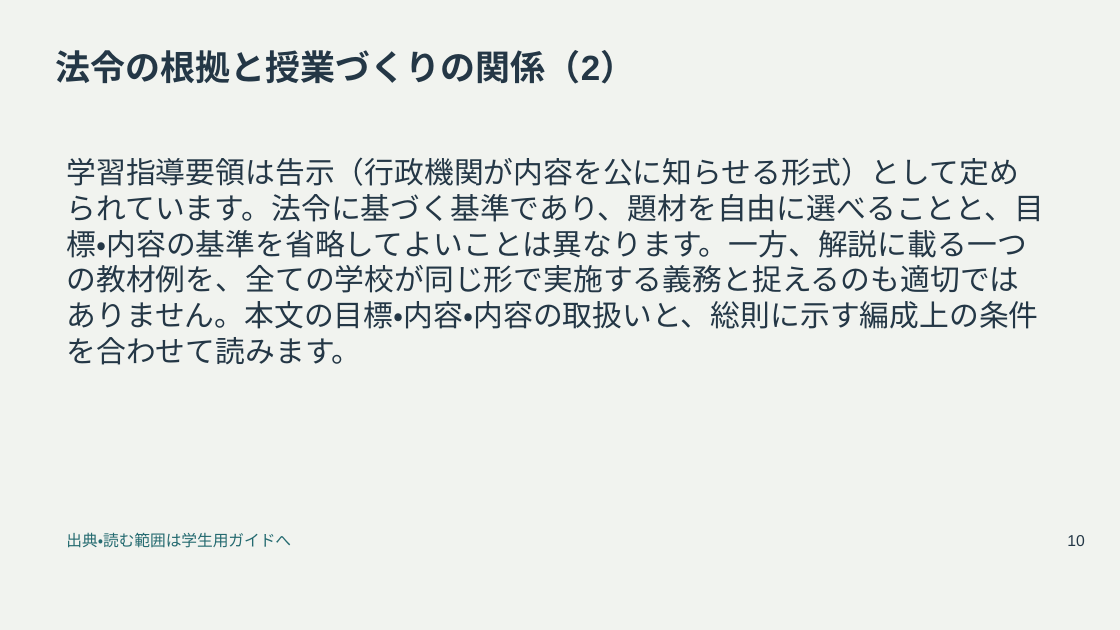
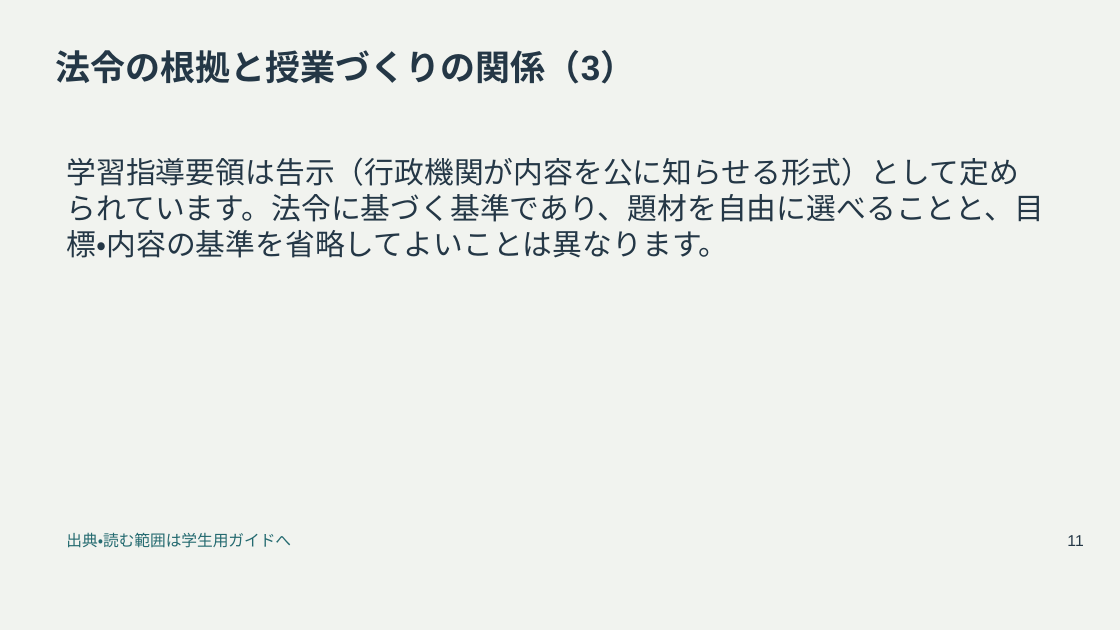
Before and after one commit to zooc-14calbp/industrial-education-i, a slide deck: slide 11 of reorganized/20261105/main/05/slides.pptx (slide 10 before the commit). Drawn at 1120x630 pixels with LibreOffice and Linux fonts; fonts in the diff are those of the drawing. Boxes give left, top, right and bottom in pixels: in the first picture for what was removed or moved away, otherwise in the second. Text is boxed around its words. In the diff, an @@ line names an element or a change of style, - is before the commit and + after.

```diff
--- a/reorganized/20261105/main/05/slides.pptx
+++ b/reorganized/20261105/main/05/slides.pptx
@@ title at (56,50,635,84): text changed @@
-法令の根拠と授業づくりの関係（2）
+法令の根拠と授業づくりの関係（3）
@@ text at (67,157,1044,258): text changed @@
-学習指導要領は告示（行政機関が内容を公に知らせる形式）として定められています。法令に基づく基準であり、題材を自由に選べることと、目標・内容の基準を省略してよいことは異なります。一方、解説に載る一つの教材例を、全ての学校が同じ形で実施する義務と捉えるのも適切ではありません。本文の目標・内容・内容の取扱いと、総則に示す編成上の条件を合わせて読みます。
+学習指導要領は告示（行政機関が内容を公に知らせる形式）として定められています。法令に基づく基準であり、題材を自由に選べることと、目標・内容の基準を省略してよいことは異なります。
@@ text at (1067,535,1083,546): text changed @@
-10
+11
```
Also in this commit, not shown: 24 other slides changed, 19 slides added, 16 other files.
